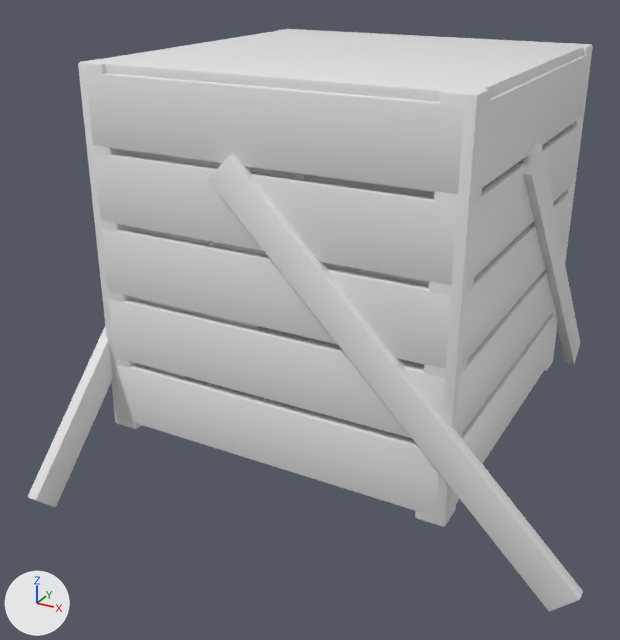
Before and after pictures for a commit that changed the glTF model wings/noir/models/crate.glb.
One viewpoint serves both versions: a 50 mm camera at (0.919, -1.894, 1.136) aimed at (-0.062, -0.111, 0.244). The lights are fixed; the arrows at lower left show +X, +Y and +Z. The older version comes first. Vertices at exactly the same position are counted once.

The older version as bpy lines, for what is in view:
```python
me_crate = bpy.data.meshes.new('crate')
me_crate.from_pydata(...)  # 1624 vertices, 3132 faces; spans x -0.743..0.743, y -0.743..0.743, z -0.106..0.9
me_crate.materials.append(mat_wood)  # white #e7e7e7
ob_crate = bpy.data.objects.new('crate', me_crate)
ob_crate.location = (0.0, 0.0, 0.0)
```
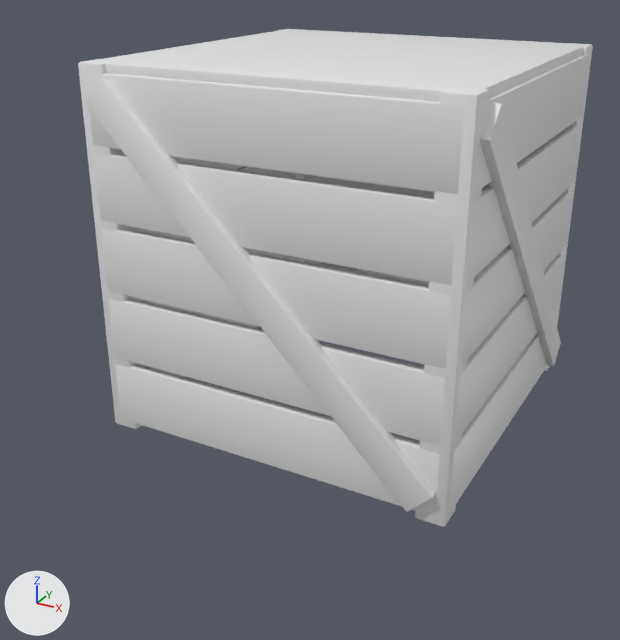
What differs and where, as boxes [x1, y1, x2, y2] in the pictures (620 x 640 px; the box of a moved part takes in the faces that stretch with it):
'crate', reshaped (9% narrower, 14% shorter)
    before: [28, 29, 593, 611]
    after: [78, 29, 593, 527]
part 1 of me_crate, moved or reshaped
    before: [208, 155, 583, 611]
    after: [84, 77, 435, 512]
part 2 of me_crate, moved or reshaped
    before: [522, 143, 580, 364]
    after: [480, 103, 561, 367]
part 3 of me_crate, moved or reshaped (not visible afterwards)
    before: [28, 327, 113, 507]

What changed in the scene script:
```text
Change me_crate:
    used by ob_crate; location = (0.0, 0.0, 0.0)
    remove me_crate.from_pydata(...)  # 1624 vertices, 3132 faces; spans x -0.743..0.743, y -0.743..0.743, z -0.106..0.9
    add me_crate.from_pydata(...)  # 1624 vertices, 3132 faces; spans x -0.47..0.47, y -0.47..0.47, z 0.0..0.9
    me_crate part 1: the loose piece of 56 vertices spanning x -0.106..0.743, y -0.47..-0.44, z -0.106..0.743 is moved by (-0.318, 0.0, 0.132)
    me_crate part 2: the loose piece of 56 vertices spanning x 0.44..0.47, y -0.106..0.743, z -0.106..0.743 is moved by (0.0, -0.318, 0.132)
    me_crate part 3: the loose piece of 56 vertices spanning x -0.47..-0.44, y -0.743..0.106, z -0.106..0.743 is moved by (0.0, 0.318, 0.132)
    other edits to the shape of me_crate do not show in these pictures
```
